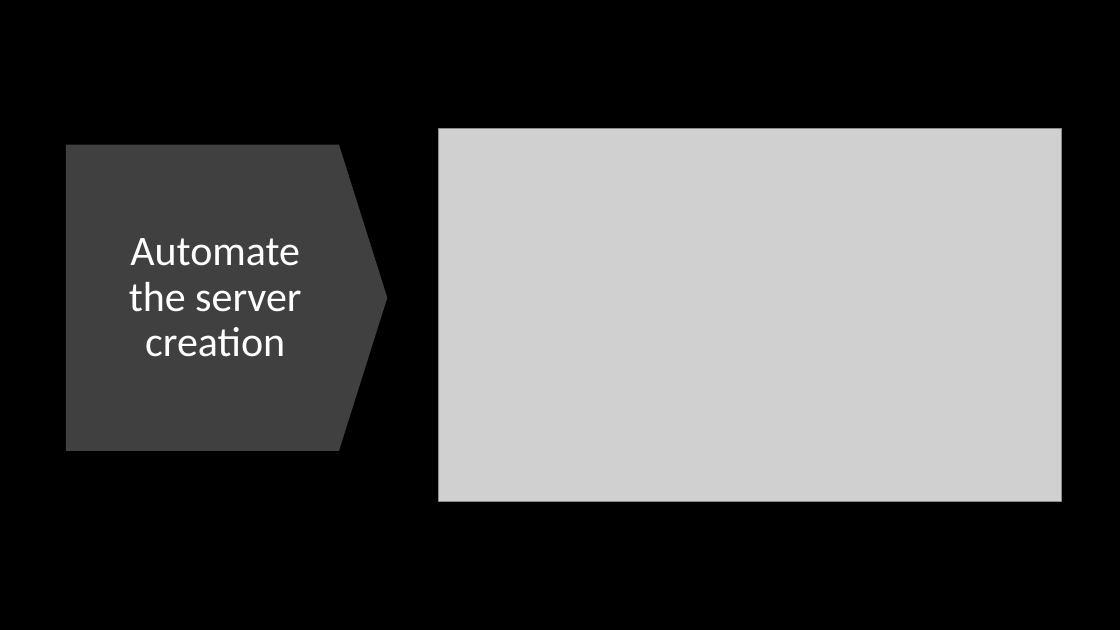
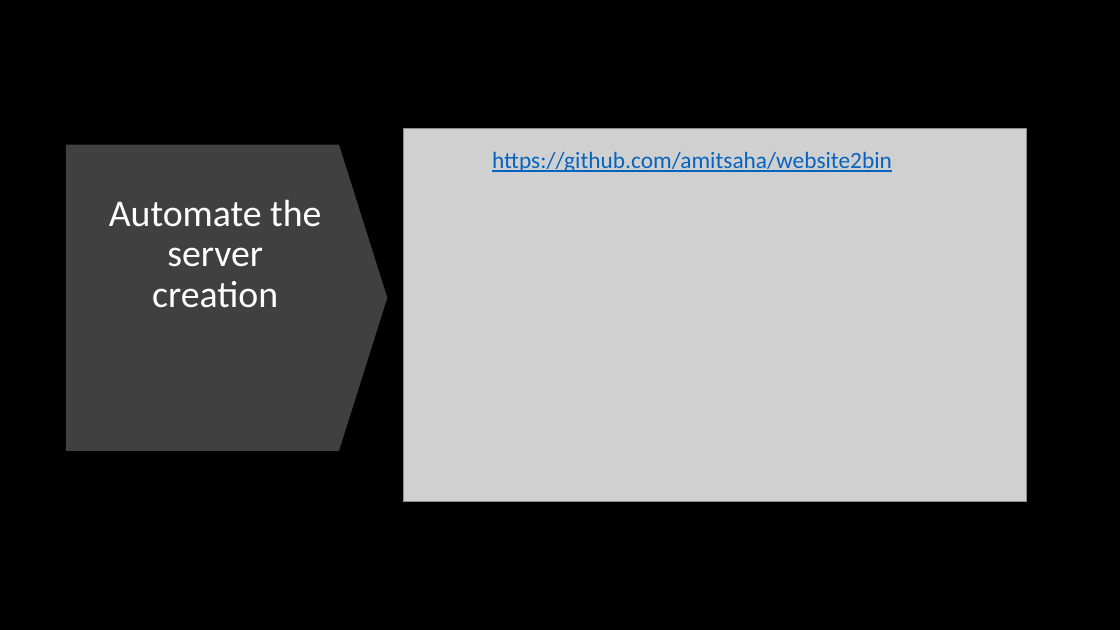
Before and after one commit to amitsaha/website2bin, a slide deck: slide 16 of presentation/gophercon-2021-lightning.pptx (slide 14 before the commit). Drawn at 1120x630 pixels with LibreOffice and Linux fonts; fonts in the diff are those of the drawing; grey boxes stand for pictures. Boxes give left, top, right and bottom in pixels: in the first picture for what was removed or moved away, otherwise in the second. Text is boxed around its words. In the diff, an @@ line names an element or a change of style, - is before the commit and + after.

```diff
--- a/presentation/gophercon-2021-lightning.pptx
+++ b/presentation/gophercon-2021-lightning.pptx
@@ picture moved from (x1=439, y1=128, x2=1062, y2=502) to (x1=403, y1=129, x2=1027, y2=502) @@
@@ text added at (x1=492, y1=151, x2=892, y2=172), 20 pt, text #0563C1, underline @@
+https://github.com/amitsaha/website2bin
@@ title "Automate the server creation" at (x1=109, y1=199, x2=321, y2=308): size 36 to 32.4 pt @@
```
Also in this commit, not shown: 6 other slides changed, 2 slides added, 1 slide removed, 3 other files.
